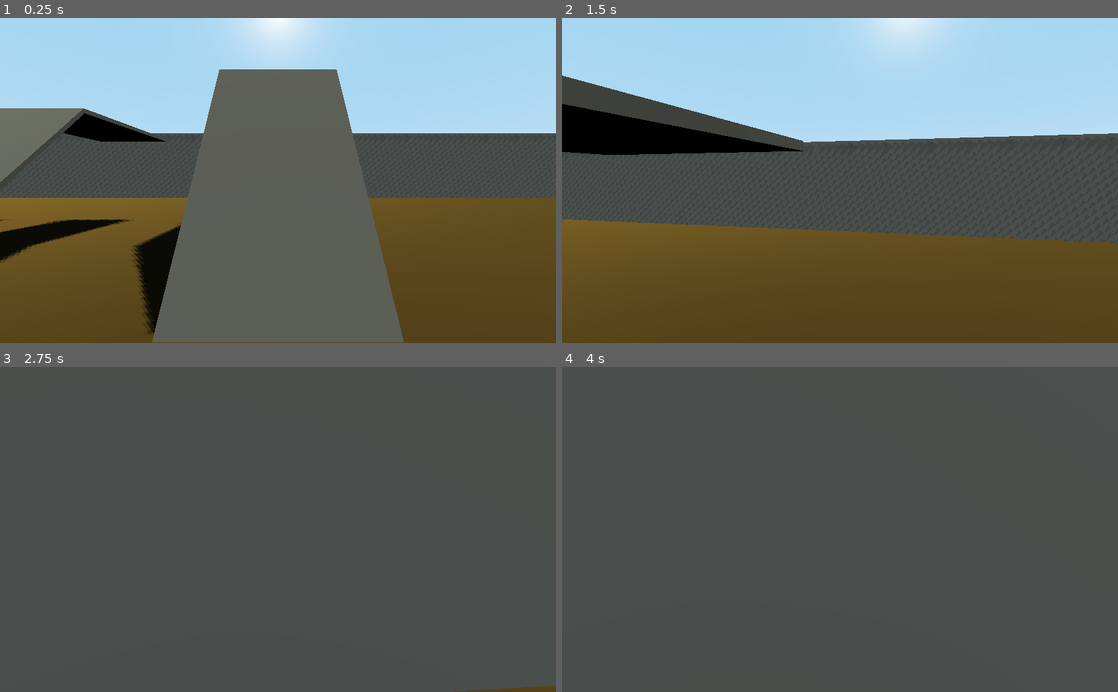
Above: before the commit, frames 1-4 (two rows, left to right).
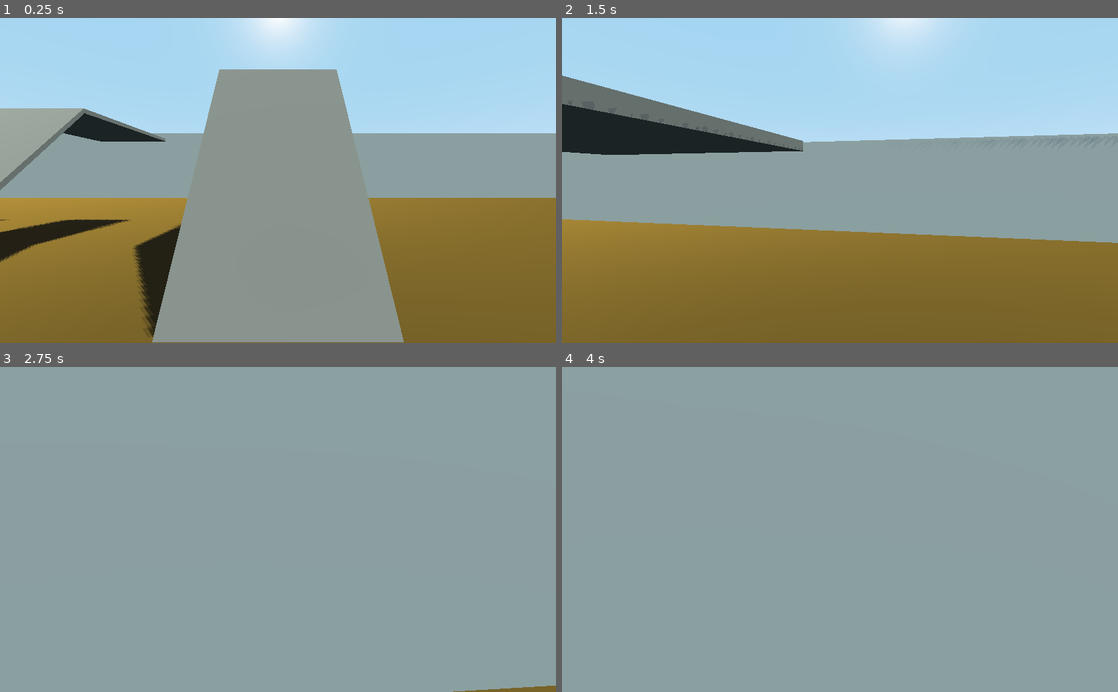
Above: after the commit, the same moments.

Repository: zebus3d/FPS_godot
Game: Godot game, scene res://main.tscn
The game is run twice, just before and just after one commit, with the same random seed, the same clock (stepped at 60 frames per second) and the same inputs.
Inputs (mouse positions are in pixels of both pictures, inside the frame that each line leads up to):
- Up to frame 1 (0.25 s): no input
- Up to frame 2 (1.5 s): tap Enter at 0.5 s; move the mouse to (867, 180) at 0.52 s; hold Shift (move_sprint) 0.53-1.28 s; hold W (move_forward) from 0.53 s (still down); tap Space (jump) at 0.77 s; move the mouse to (812, 180) at 1.27 s; tap Shift (move_sprint) at 1.35 s
- Up to frame 3 (2.75 s): keep holding W (move_forward); tap Space (jump) at 1.52 s; move the mouse to (289, 523) at 2.02 s; hold Shift (move_sprint) from 2.03 s (still down)
- Up to frame 4 (4 s): keep holding W (move_forward); move the mouse to (834, 536) at 2.77 s; release Shift (move_sprint) at 2.78 s; tap Shift (move_sprint) at 2.85 s; tap Space (jump) at 3.02, 3.5, 3.77 s; move the mouse to (878, 532) at 3.52 s; hold Shift (move_sprint) from 3.53 s (still down)

The runs differ from the first frame. In frame 1, 70% of the frame differs, in the area x 0-100%, y 15-100%; in frame 2, 67%; in frame 3, 100%, in the area x 0-100%, y 0-100%; in frame 4, 100%.

Commit message:
mejorando un poco la luz y las sombras

Diff:
--- a/main.tscn
+++ b/main.tscn
@@ -14,6 +14,7 @@
 background_mode = 2
 background_sky = SubResource( 1 )
 background_sky_custom_fov = 67.2
+ambient_light_color = Color( 0.745098, 0.952941, 0.988235, 1 )
 ambient_light_energy = 0.48
 ambient_light_sky_contribution = 0.4
 tonemap_mode = 2
@@ -70,10 +71,18 @@
 
 [node name="DirectionalLight" type="DirectionalLight" parent="." index="16"]
 transform = Transform( 0.802373, -0.360156, 0.475904, -0.316129, 0.419874, 0.850746, -0.506221, -0.833063, 0.22304, 0, 22.0768, 0 )
-light_color = Color( 1, 0.988235, 0.854902, 1 )
-light_energy = 0.83
+light_color = Color( 1, 0.992157, 0.898039, 1 )
+light_energy = 1.02
+light_specular = 0.11
 shadow_enabled = true
+shadow_color = Color( 0.0352941, 0.0156863, 0.196078, 1 )
+shadow_bias = -0.04
 shadow_contact = 1.72
+directional_shadow_split_1 = 0.3
+directional_shadow_split_2 = 0.4
+directional_shadow_normal_bias = 1.0
+directional_shadow_bias_split_scale = 0.78
+directional_shadow_max_distance = 36.4
 
 [node name="PlayerKinematicBody" type="KinematicBody" parent="." index="17"]
 transform = Transform( 1, 0, 0, 0, 1, 0, 0, 0, 1, 0, 1.75615, 0 )
Not shown, added: Exportados/html/fps.png.import
Binary file added: Exportados/html/index.png
Not shown, added: Exportados/html/index.png.import
Not shown, added: Exportados/html/index.js
Not shown, added: Exportados/html/index.pck
Not shown, added: Exportados/html/index.wasm
